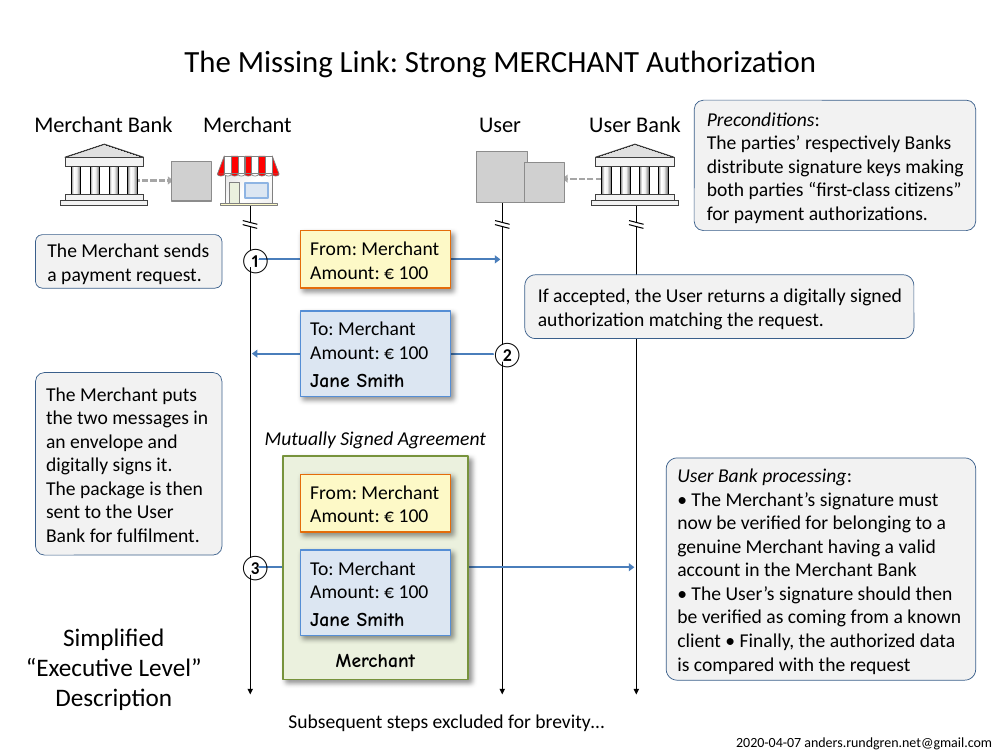
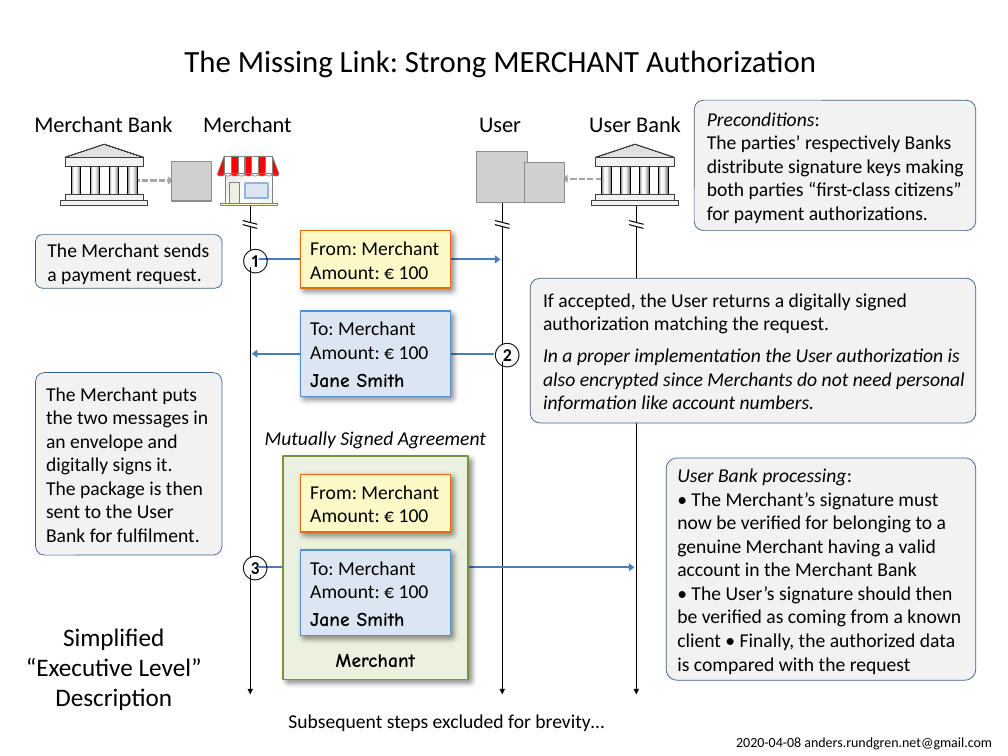
Before and after one commit to cyberphone/doc, a slide deck: slide 1 of payments/y2020-strong-merchant-authorization.pptx. Drawn at 1008x756 pixels with LibreOffice and Linux fonts; fonts in the diff are those of the drawing; grey boxes stand for pictures. Boxes give left, top, right and bottom in pixels: in the first picture for what was removed or moved away, otherwise in the second. Text is boxed around its words. In the diff, an @@ line names an element or a change of style, - is before the commit and + after.

```diff
--- a/payments/y2020-strong-merchant-authorization.pptx
+++ b/payments/y2020-strong-merchant-authorization.pptx
@@ rounded rectangle "If accepted, the User returns ...": place and size @@
-rounded rectangle "If accepted, the User returns ..." at (525,275,914,339)
+rounded rectangle "If accepted, the User returns ..." at (530,278,976,423)
@@ rounded rectangle "If accepted, the User returns ..." at (530,278,976,423): proportions changed @@
@@ text in rounded rectangle at (543,348,965,412): paragraph added @@
+In a proper implementation the User authorization is also encrypted since Merchants do not need personal information like account numbers.
@@ text at (736,737,992,750): text changed @@
-2020-04-07 anders.rundgren.net@gmail.com
+2020-04-08 anders.rundgren.net@gmail.com
```
Also in this commit, not shown: 1 other file.
